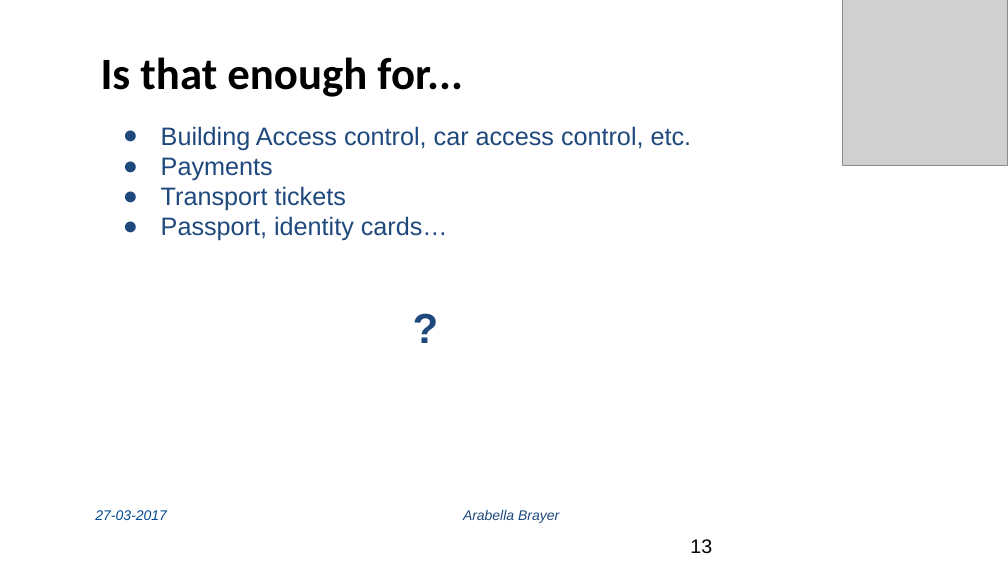
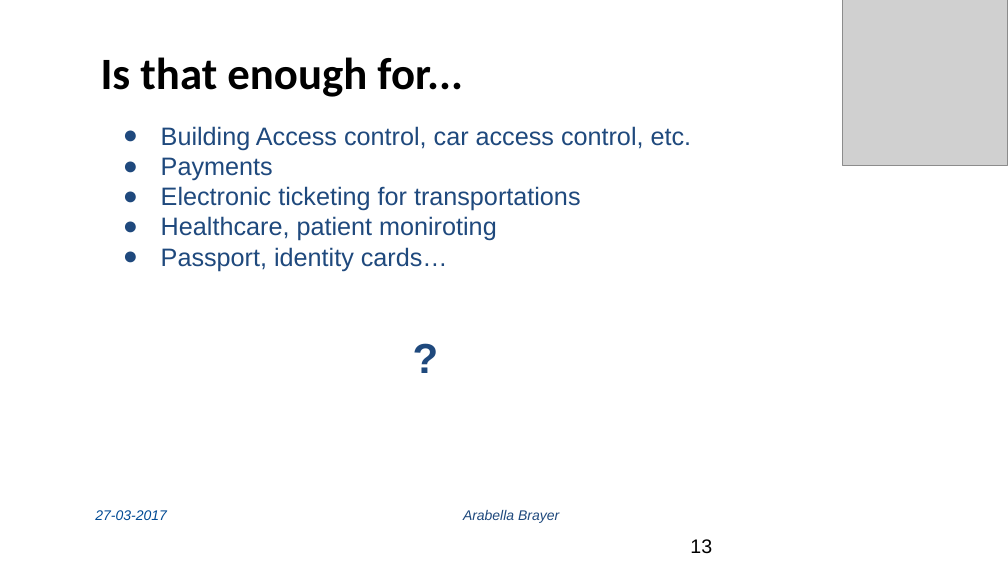
Before and after one commit to subsib/NFC, a slide deck: slide 13 of Near Field Communication (NFC).pptx. Drawn at 1008x567 pixels with LibreOffice and Linux fonts; fonts in the diff are those of the drawing; grey boxes stand for pictures; background and template pictures are left out. Boxes give left, top, right and bottom in pixels: in the first picture for what was removed or moved away, otherwise in the second. Text is boxed around its words. In the diff, an @@ line names an element or a change of style, - is before the commit and + after.

```diff
--- a/Near Field Communication (NFC).pptx
+++ b/Near Field Communication (NFC).pptx
@@ text at <box>161,186,581,241</box>: text changed @@
-● Transport tickets
+● Electronic ticketing for transportations
+● Healthcare, patient moniroting
```
Also in this commit, not shown: 6 other slides changed.
